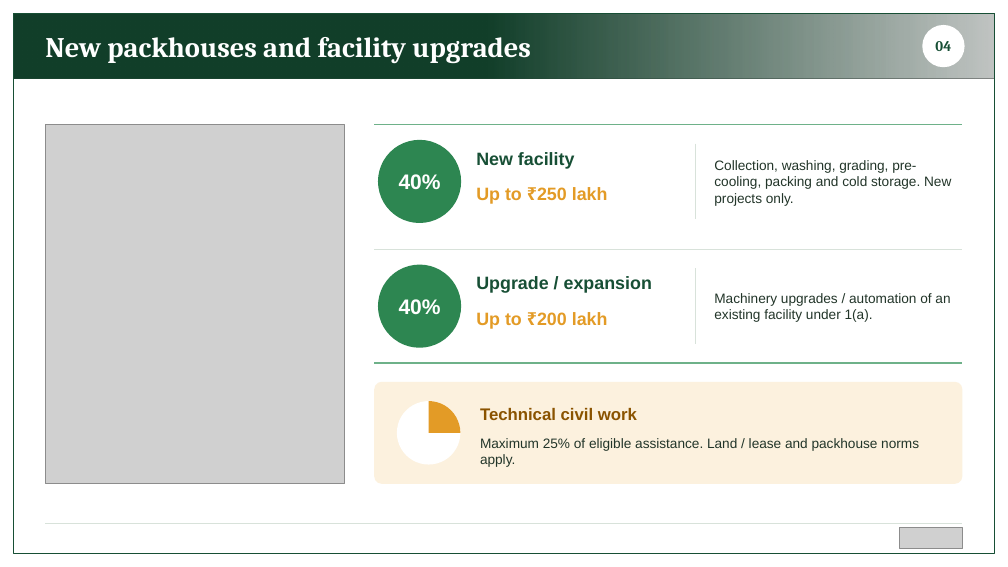
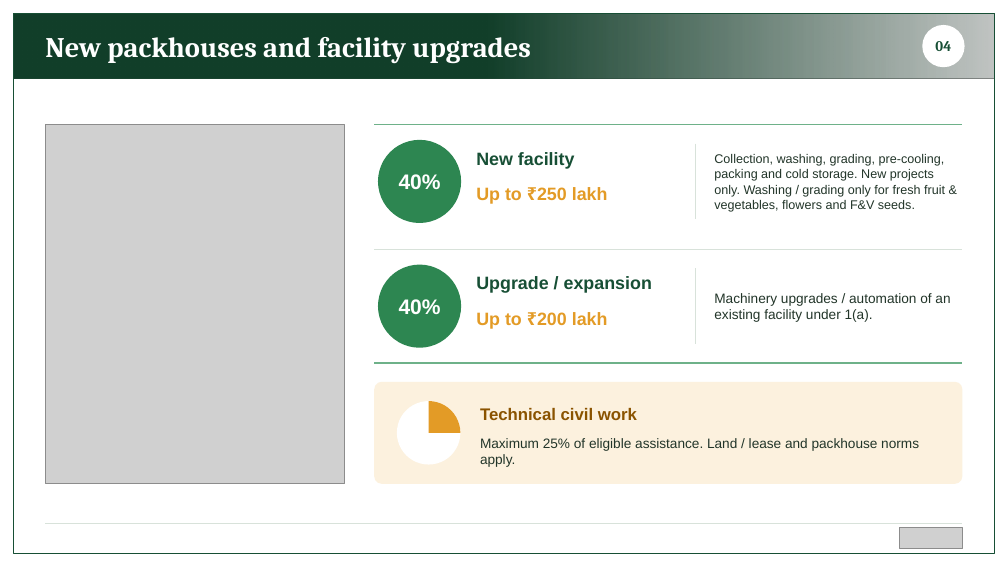
Before and after one commit to BantheFox012/FM, a slide deck: slide 4 of APEDA_BKNY_Standard_40_Percent.pptx. Drawn at 1008x567 pixels with LibreOffice and Linux fonts; fonts in the diff are those of the drawing; grey boxes stand for pictures. Boxes give left, top, right and bottom in pixels: in the first picture for what was removed or moved away, otherwise in the second. Text is boxed around its words. In the diff, an @@ line names an element or a change of style, - is before the commit and + after.

```diff
--- a/APEDA_BKNY_Standard_40_Percent.pptx
+++ b/APEDA_BKNY_Standard_40_Percent.pptx
@@ text at (714, 154, 945, 212): text changed; size 13 to 12 pt @@
-Collection, washing, grading, pre-cooling, packing and cold storage. New projects only.
+Collection, washing, grading, pre-cooling, packing and cold storage. New projects only. Washing / grading only for fresh fruit & vegetables, flowers and F&V seeds.
```
Also in this commit, not shown: 5 other slides changed.
